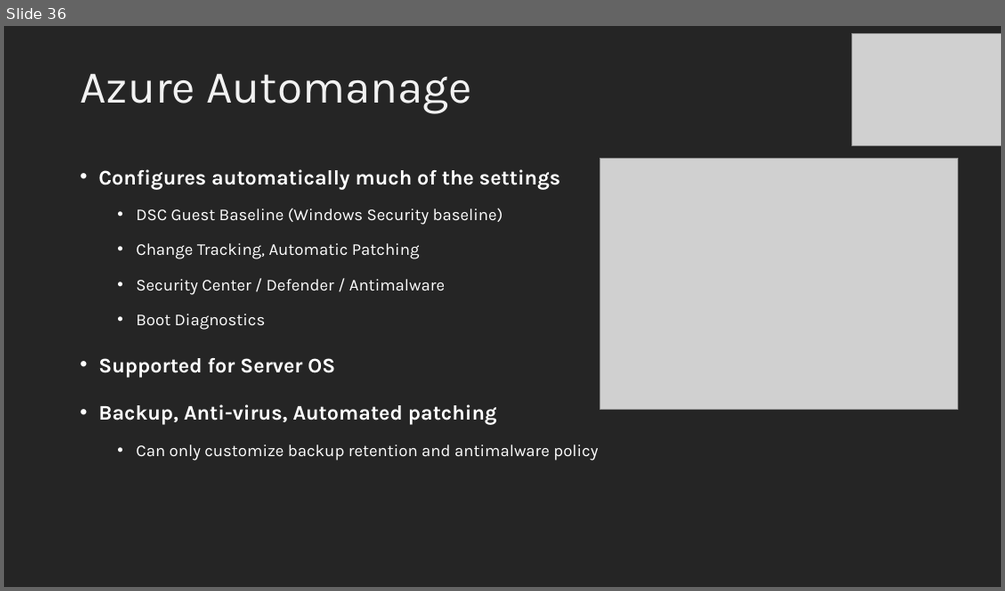
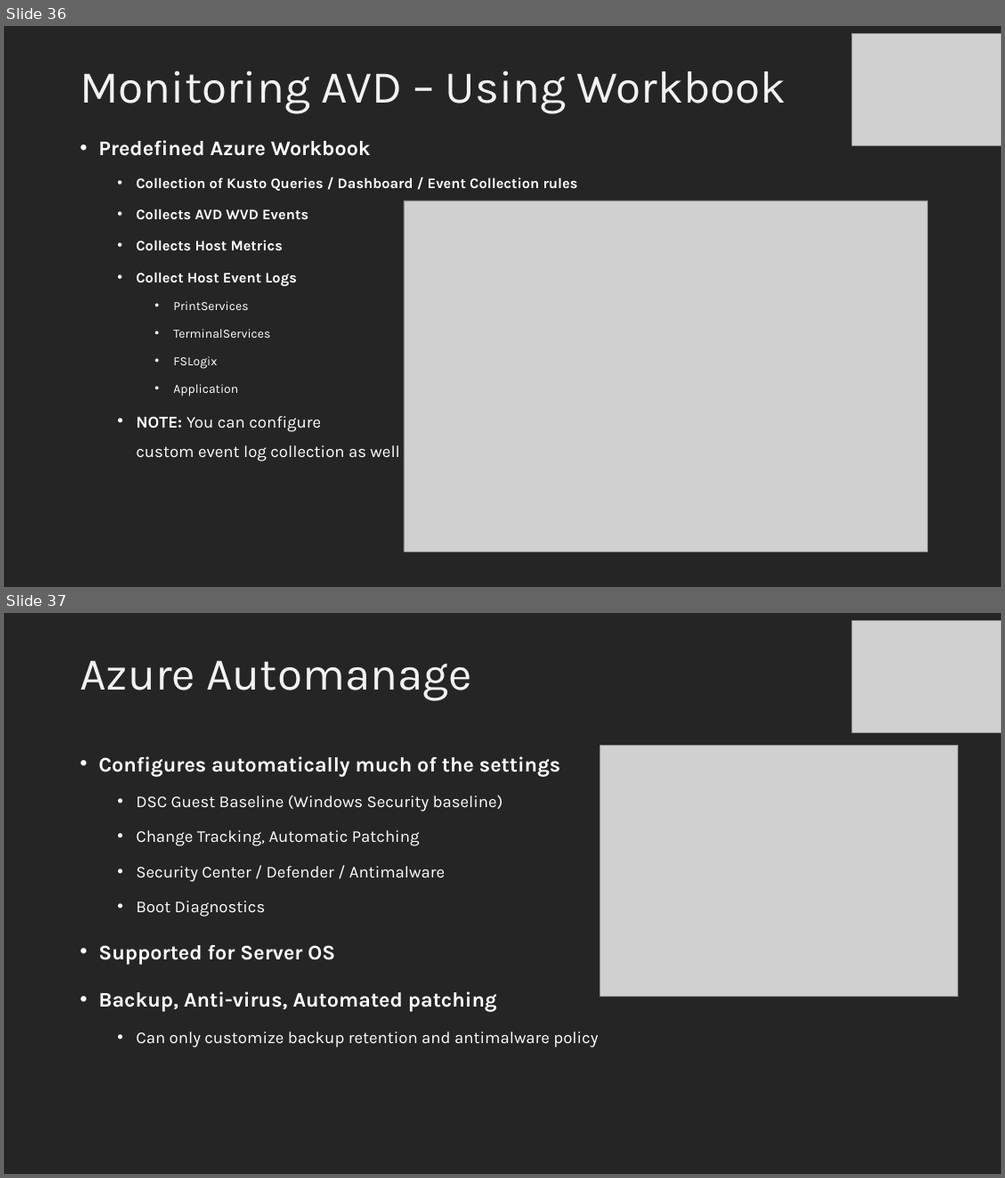
Before and after one commit to msandbu/community, a slide deck: UKAVD.pptx. Shown one above the other, each under a label of ours: slide 36 before the commit, slides 36 and 37 after it. The pictures are 1005x591 and 1005x1178 pixels, drawn with LibreOffice and Linux fonts; fonts in the diff are those of the drawing; grey boxes stand for pictures; background and template pictures are left out. Boxes give left, top, right and bottom in pixels: in the first picture for what was removed or moved away, otherwise in the second. Text is boxed around its words. In the diff, an @@ line names an element or a change of style, - is before the commit and + after.

```diff
--- a/UKAVD.pptx
+++ b/UKAVD.pptx
@@ slide 36 added at (4, 26, 1001, 587), background #252525 @@
@@ picture added at (852, 33, 1001, 145) @@
@@ title added at (80, 70, 786, 114), 44 pt, text #F2F2F2 @@
+Monitoring AVD – Using Workbook
@@ text added at (98, 140, 578, 461), 14 pt, text #FFFFFF, bold @@
+• Predefined Azure Workbook
+  • Collection of Kusto Queries / Dashboard / Event Collection rules
+  • Collects AVD WVD Events
+  • Collects Host Metrics
+  • Collect Host Event Logs
+    • PrintServices
+    • TerminalServices
+    • FSLogix
+    • Application
+  • NOTE: You can configure
+    custom event log collection as well
@@ picture added at (404, 200, 928, 552) @@
@@ what was slide 36 is now slide 37 @@
```
Also in this commit, not shown: 5 slides changed.
